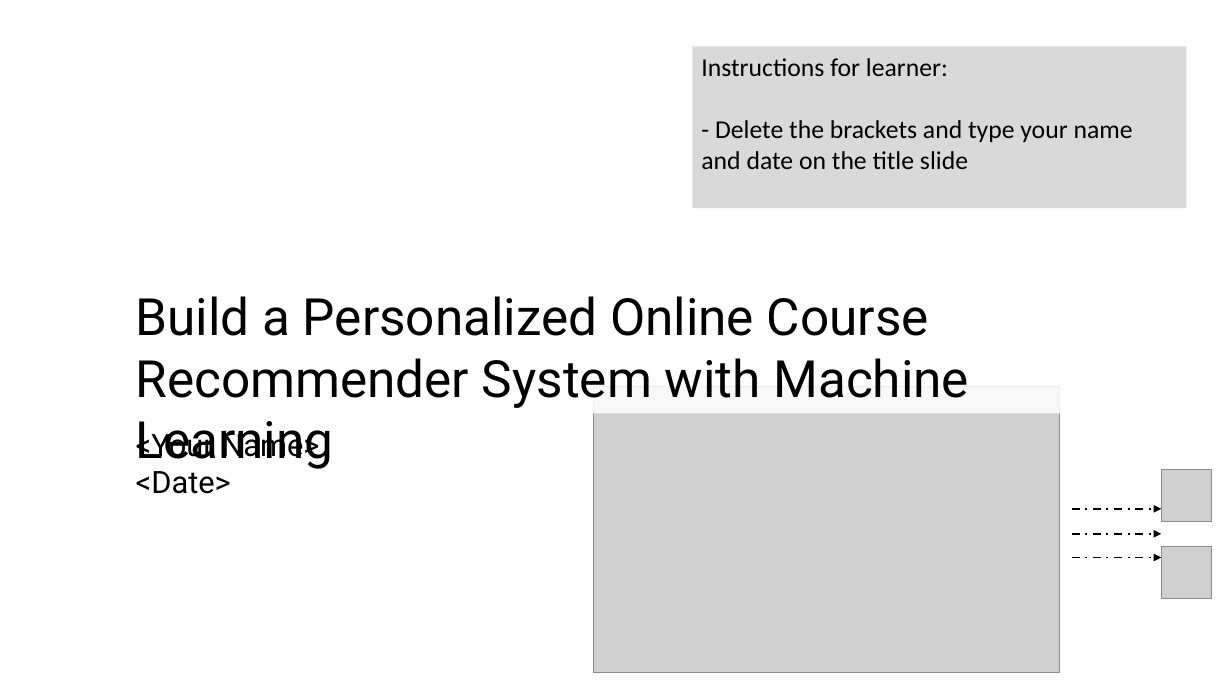
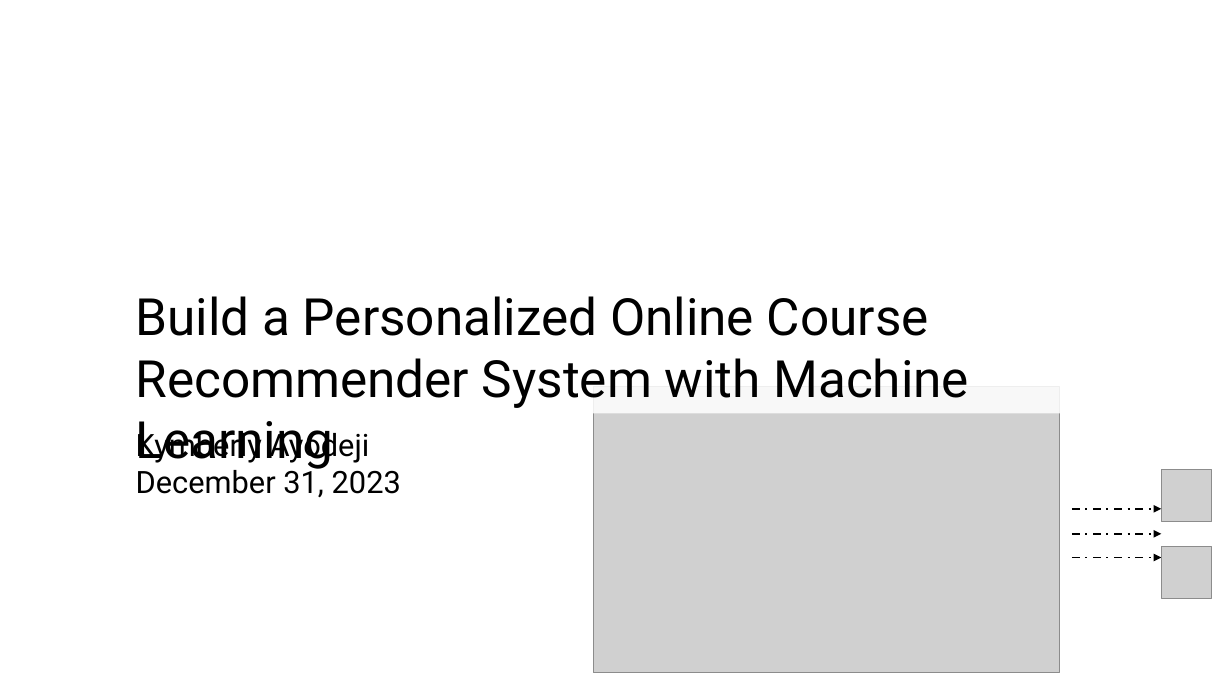
Before and after one commit to kymayodeji/ibm_ml_course, a slide deck: slide 2 of course6_Capstone/ml-capstone-template-coursera.pptx. Drawn at 1232x693 pixels with LibreOffice and Linux fonts; fonts in the diff are those of the drawing; grey boxes stand for pictures. Boxes give left, top, right and bottom in pixels: in the first picture for what was removed or moved away, otherwise in the second. Text is boxed around its words. In the diff, an @@ line names an element or a change of style, - is before the commit and + after.

```diff
--- a/course6_Capstone/ml-capstone-template-coursera.pptx
+++ b/course6_Capstone/ml-capstone-template-coursera.pptx
@@ rectangle removed at <box>692,46,1187,208</box> @@
-Instructions for learner:
-- Delete the brackets and type your name and date on the title slide
@@ text at <box>136,428,401,498</box>: text changed @@
-<Your Name>
-<Date>
+Kymberly Ayodeji
+December 31, 2023
```
Also in this commit, not shown: 4 other slides changed, 1 slide added, 1 slide removed, 1 other file.
